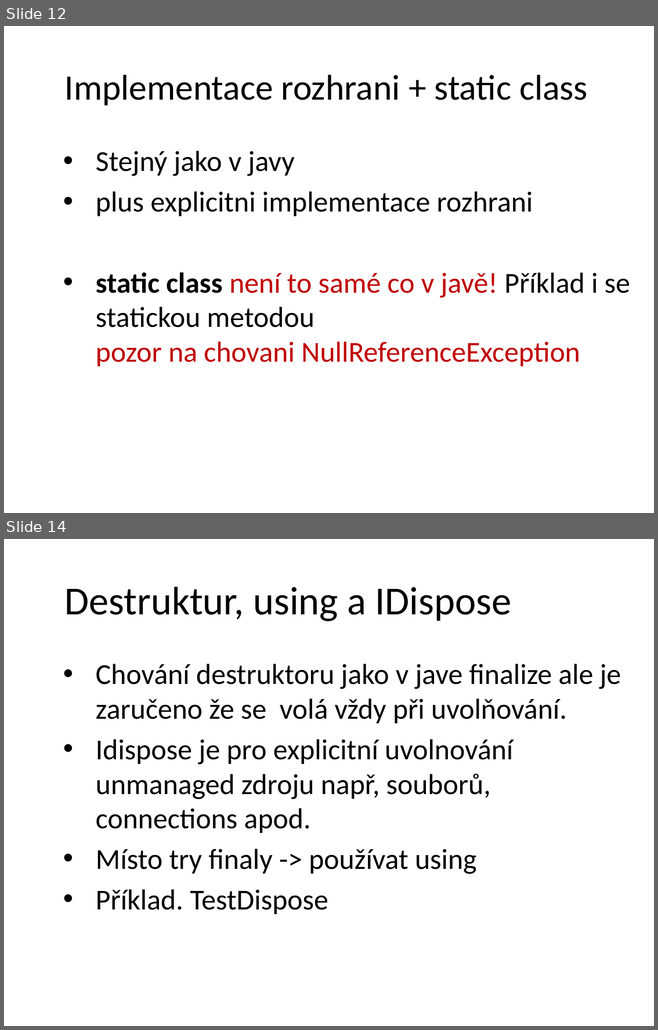
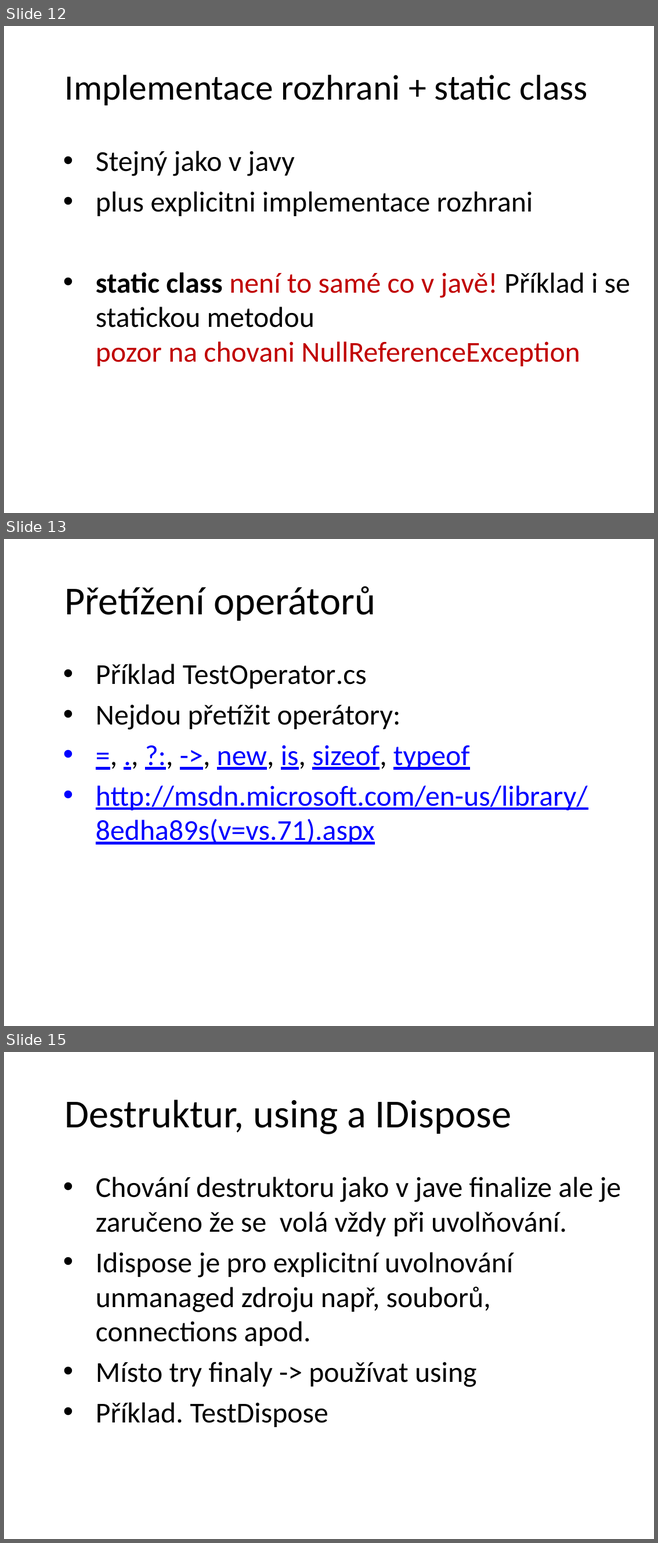
Before and after one commit to petrbalat/Skoleni-Csharp-NET, a slide deck: prezentace.pptx. Shown one above the other, each under a label of ours: slides 12 and 14 before the commit, slides 12, 13 and 15 after it; the slides between them are not shown. The pictures are 658x1030 and 658x1543 pixels, drawn with LibreOffice and Linux fonts; fonts in the diff are those of the drawing; background and template pictures are left out. Boxes give left, top, right and bottom in pixels: in the first picture for what was removed or moved away, otherwise in the second. Text is boxed around its words. In the diff, an @@ line names an element or a change of style, - is before the commit and + after.

```diff
--- a/prezentace.pptx
+++ b/prezentace.pptx
@@ slide 13 added at [4, 539, 654, 1026], background picture (left out) @@
@@ title added at [65, 586, 375, 621], 44 pt, text #000000 @@
+Přetížení operátorů
@@ text added at [96, 664, 587, 845], 32 pt, text #0000FF, underline @@
+• Příklad TestOperator.cs
+• Nejdou přetížit operátory:
+• =, ., ?:, ->, new, is, sizeof, typeof
+• http://msdn.microsoft.com/en-us/library/8edha89s(v=vs.71).aspx
@@ what was slide 14 is now slide 15 @@
```
Also in this commit, not shown: 1 slide changed, 3 other files.
